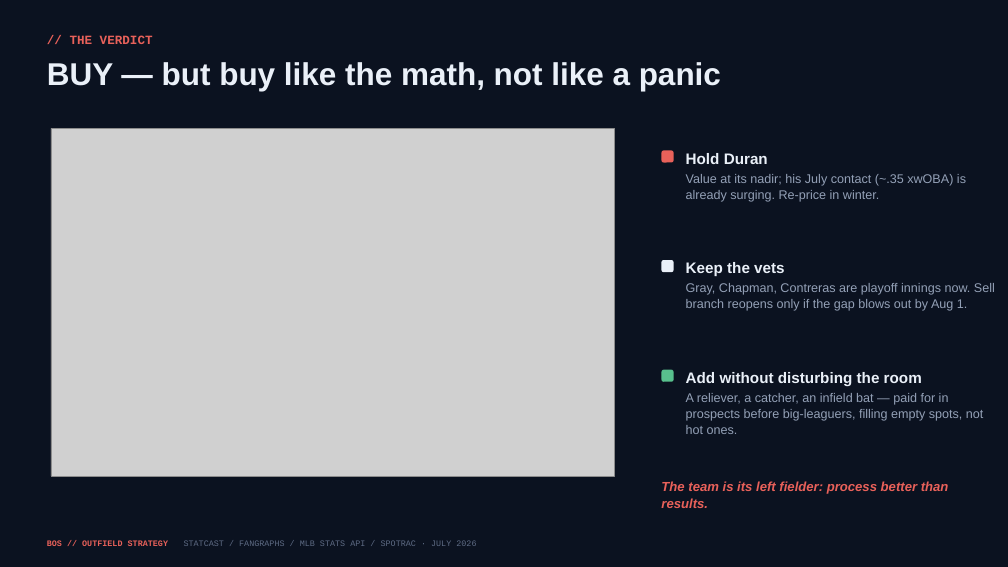
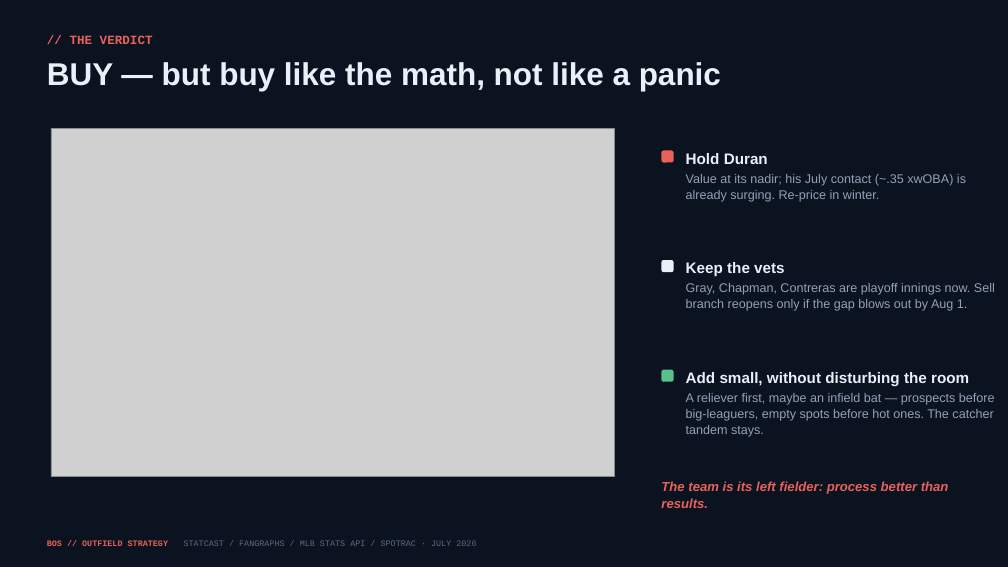
Before and after one commit to justinloo12/jarren-duran-outlier-analysis, a slide deck: slide 3 of outputs/Red_Sox_Outfield_Strategy.pptx. Drawn at 1008x567 pixels with LibreOffice and Linux fonts; fonts in the diff are those of the drawing; grey boxes stand for pictures. Boxes give left, top, right and bottom in pixels: in the first picture for what was removed or moved away, otherwise in the second. Text is boxed around its words. In the diff, an @@ line names an element or a change of style, - is before the commit and + after.

```diff
--- a/outputs/Red_Sox_Outfield_Strategy.pptx
+++ b/outputs/Red_Sox_Outfield_Strategy.pptx
@@ text at [686,372,995,437]: text changed @@
-Add without disturbing the room
-A reliever, a catcher, an infield bat — paid for in prospects before big-leaguers, filling empty spots, not hot ones.
+Add small, without disturbing the room
+A reliever first, maybe an infield bat — prospects before big-leaguers, empty spots before hot ones. The catcher tandem stays.
```
Also in this commit, not shown: 1 other slide changed, 1 slide added, 17 other files.
